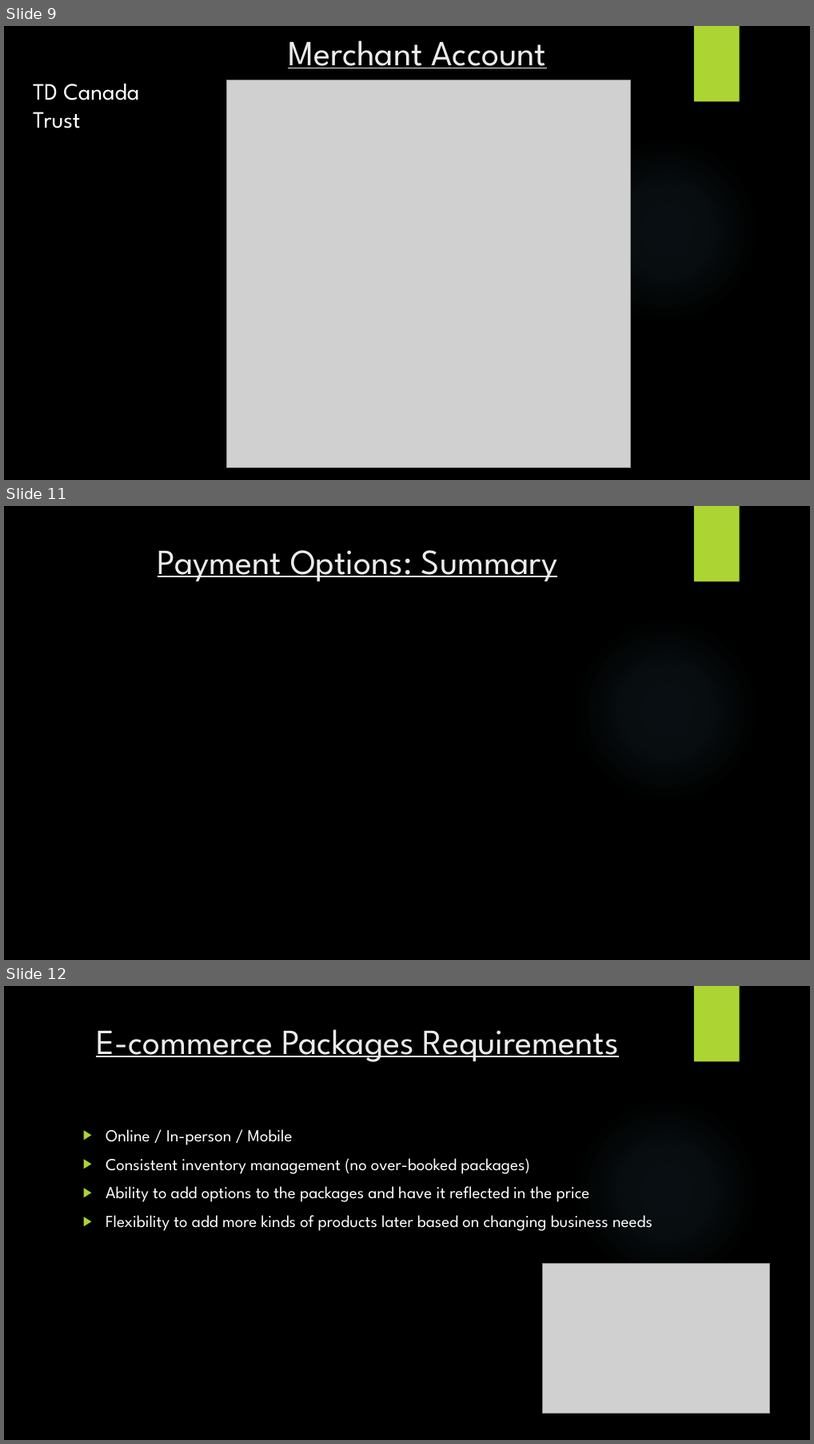
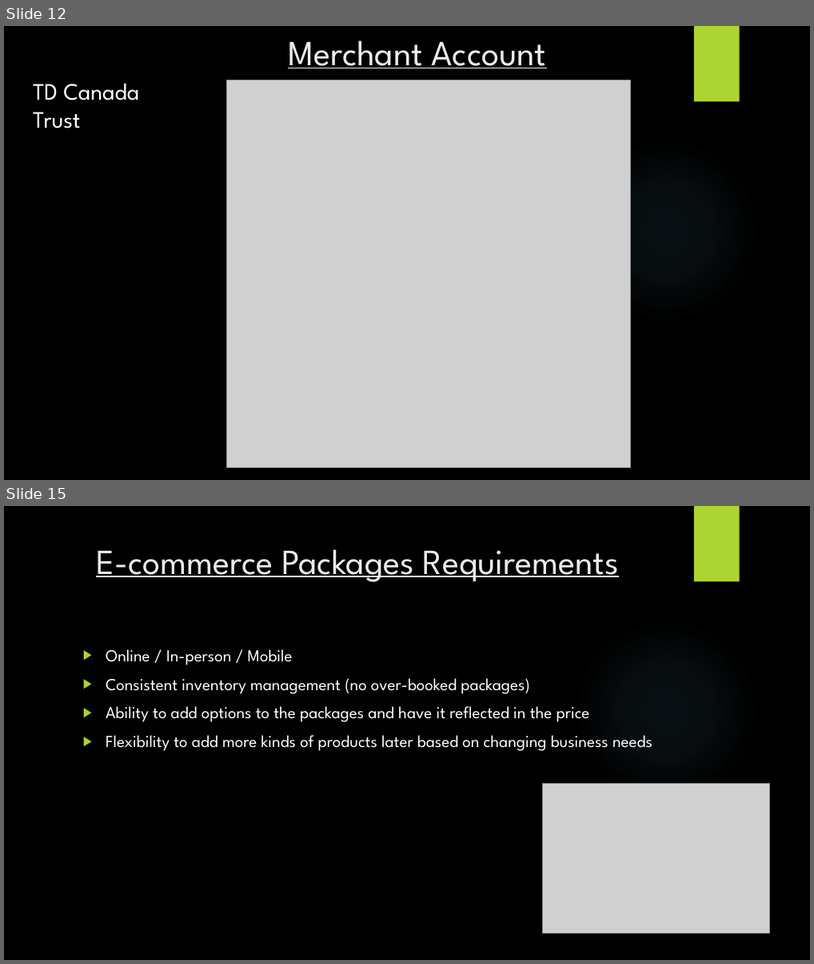
Before and after one commit to SAIT-OOSD-Team4/Group-Project, a slide deck: km3/KM3.pptx. Shown one above the other, each under a label of ours: slides 9, 11 and 12 before the commit, slides 12 and 15 after it; the slides between them are not shown. The pictures are 814x1444 and 814x964 pixels, drawn with LibreOffice and Linux fonts; fonts in the diff are those of the drawing; grey boxes stand for pictures; background and template pictures are left out. Boxes give left, top, right and bottom in pixels: in the first picture for what was removed or moved away, otherwise in the second. Text is boxed around its words. In the diff, an @@ line names an element or a change of style, - is before the commit and + after.

```diff
--- a/km3/KM3.pptx
+++ b/km3/KM3.pptx
@@ slide 11 removed at bbox=[4, 506, 810, 960], background picture (left out); not listed: 2 template elements that a slide beside it also shows @@
@@ title removed at bbox=[158, 550, 558, 581] @@
-Payment Options: Summary
@@ what was slide 9 is now slide 12 @@
@@ what was slide 12 is now slide 15 @@
```
Also in this commit, not shown: 1 slide changed, 5 slides added.
